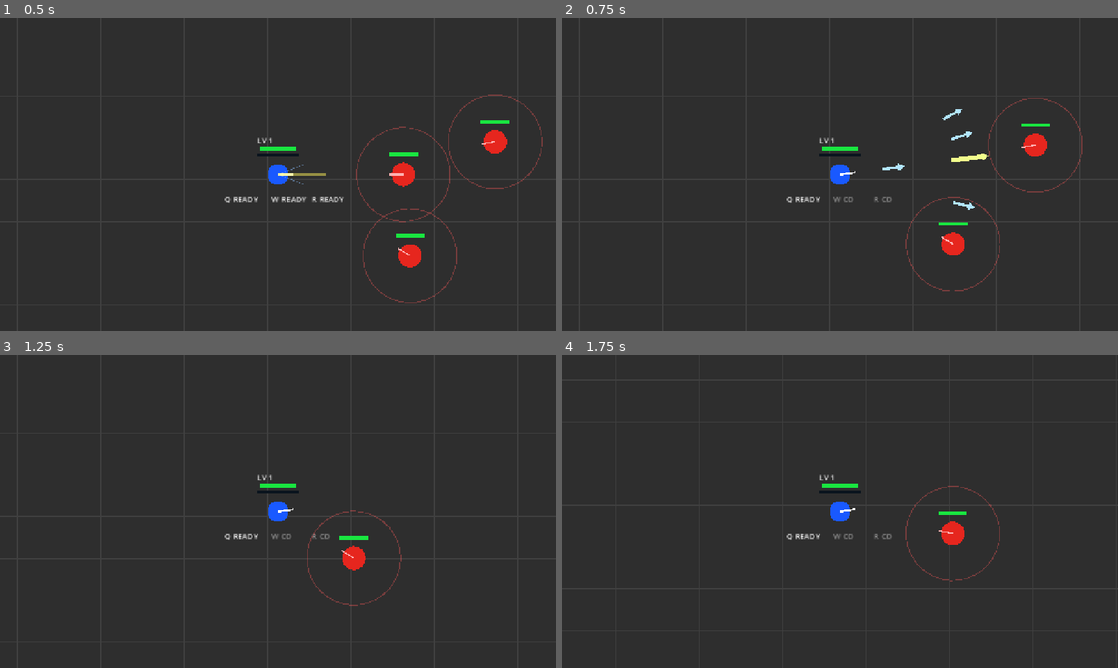
Above: before the commit, frames 1-4 (two rows, left to right).
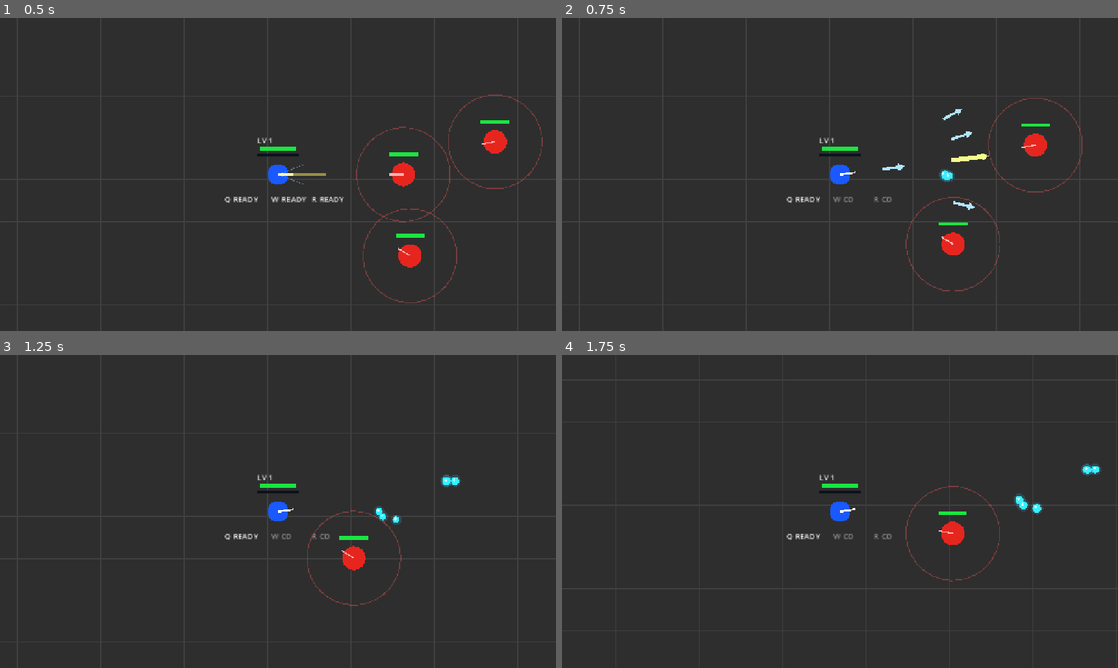
Above: after the commit, the same moments.

Repository: danyoon0760/last-archer
Game: Godot game, scene res://scenes/Main.tscn
Two runs of this game, one before a commit and one after it. Both use one fixed random seed, a clock stepped at 60 frames per second and the inputs below.
Inputs (mouse positions are in pixels of both pictures, inside the frame that each line leads up to):
- Up to frame 1 (0.5 s): no input
- Up to frame 2 (0.75 s): tap Enter at 0.5 s; move the mouse to (962, 158) at 0.52 s; hold W from 0.53 s (still down); tap R at 0.6 s; click (962, 158) at 0.67 s
- Up to frame 3 (1.25 s): keep holding W
- Up to frame 4 (1.75 s): move the mouse to (728, 527) at 1.27 s; release W at 1.28 s; tap E at 1.35 s

Frame 1 is identical in both runs. In frame 2, less than 0.1% of the frame differs, in the area x 67-71%, y 48-53%; in frame 3, 0.3%; in frame 4, 0.3%, in the area x 81-97%, y 34-52%.

Commit message:
Assign experience orb scene to enemy dummy

Diff:
--- a/scenes/EnemyDummy.tscn
+++ b/scenes/EnemyDummy.tscn
@@ -1,6 +1,7 @@
-[gd_scene load_steps=3 format=3]
+[gd_scene load_steps=4 format=3]
 
 [ext_resource type="Script" path="res://scripts/enemy_dummy.gd" id="1_enemy_script"]
+[ext_resource type="PackedScene" path="res://scenes/ExperienceOrb.tscn" id="2_exp_orb_scene"]
 
 [sub_resource type="CircleShape2D" id="CircleShape2D_enemy"]
 radius = 18.0
@@ -9,6 +10,8 @@
 script = ExtResource("1_enemy_script")
 collision_layer = 2
 collision_mask = 1
+exp_orb_scene = ExtResource("2_exp_orb_scene")
+exp_orb_count = 3
 
 [node name="CollisionShape2D" type="CollisionShape2D" parent="."]
 shape = SubResource("CircleShape2D_enemy")
